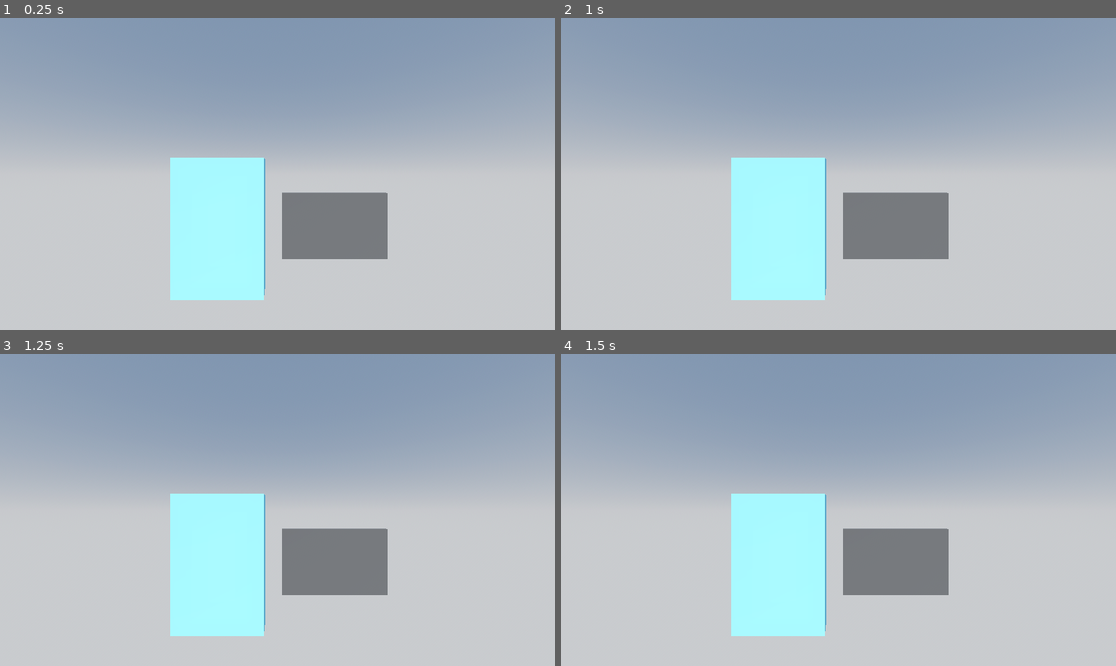
Above: before the commit, frames 1-4 (two rows, left to right).
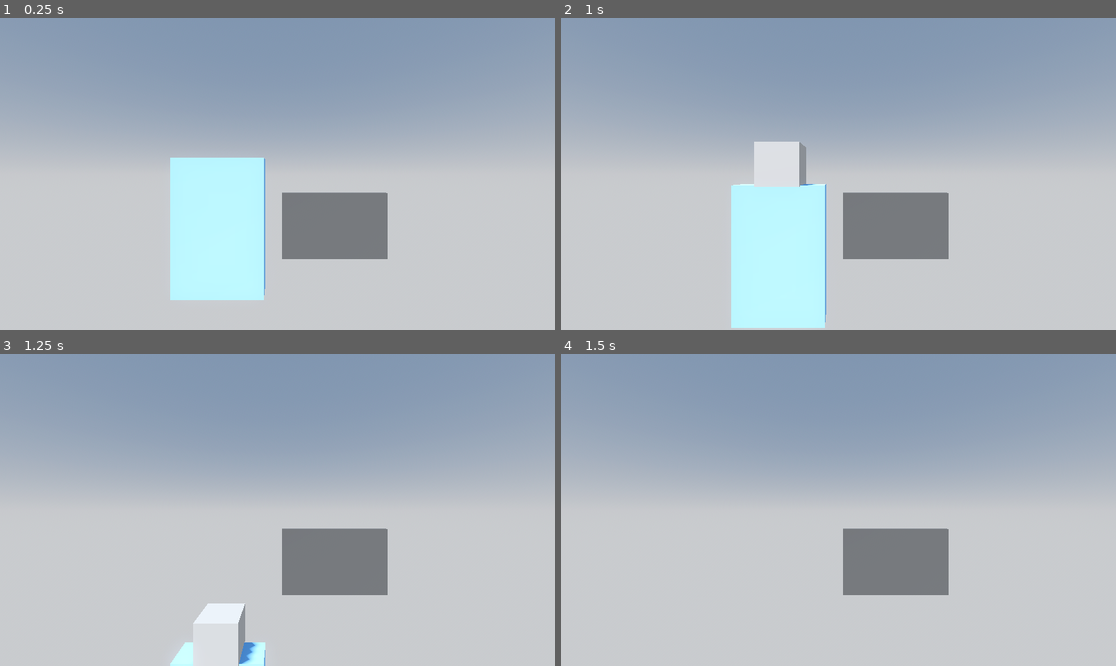
Above: after the commit, the same moments.

Repository: LyciaStenson/CompactCassette
Game: Godot game, scene res://Scenes/Main.tscn
Same seed, same stepped clock (60 frames per second), same inputs: the game is played once before the commit and once after it.
Inputs (mouse positions are in pixels of both pictures, inside the frame that each line leads up to):
- Up to frame 1 (0.25 s): no input
- Up to frame 2 (1 s): tap Enter at 0.5 s; move the mouse to (960, 158) at 0.52 s; click (960, 158) at 0.67 s
- Up to frame 3 (1.25 s): no input
- Up to frame 4 (1.5 s): move the mouse to (727, 525) at 1.27 s; click (727, 525) at 1.42 s

The runs differ from the first frame. In frame 2, 3.6% of the frame differs, in the area x 30-48%, y 39-100%; in frame 3, 8.5%, in the area x 30-48%, y 44-100%; in frame 4, 7.8%.

Commit message:
Trying rigid bodies

Diff:
--- a/Materials/CassettePlayer.tres
+++ b/Materials/CassettePlayer.tres
@@ -1,4 +1,4 @@
 [gd_resource type="StandardMaterial3D" format=3 uid="uid://cqklk5765hk4o"]
 
 [resource]
-albedo_color = Color(0.382156, 0.688932, 0.840801, 1)
+albedo_color = Color(0.432114, 0.661789, 0.922718, 1)
--- a/Scenes/CassettePlayer.tscn
+++ b/Scenes/CassettePlayer.tscn
@@ -10,7 +10,8 @@
 [sub_resource type="BoxShape3D" id="BoxShape3D_akpef"]
 size = Vector3(0.85, 1.3, 0.3)
 
-[node name="CassettePlayer" type="StaticBody3D"]
+[node name="CassettePlayer" type="RigidBody3D"]
+gravity_scale = 0.0
 script = ExtResource("1_tyhqh")
 
 [node name="MeshInstance" type="MeshInstance3D" parent="."]
@@ -18,3 +19,5 @@
 
 [node name="CollisionShape" type="CollisionShape3D" parent="."]
 shape = SubResource("BoxShape3D_akpef")
+
+[node name="AnimationPlayer" type="AnimationPlayer" parent="."]
--- a/Scenes/CassetteTape.tscn
+++ b/Scenes/CassetteTape.tscn
@@ -10,7 +10,8 @@
 [sub_resource type="BoxShape3D" id="BoxShape3D_xftuu"]
 size = Vector3(1.01, 0.635, 0.102)
 
-[node name="CassetteTape" type="StaticBody3D"]
+[node name="CassetteTape" type="RigidBody3D"]
+gravity_scale = 0.0
 script = ExtResource("1_0adaw")
 
 [node name="MeshInstance" type="MeshInstance3D" parent="."]
--- a/Scenes/Main.tscn
+++ b/Scenes/Main.tscn
@@ -15,6 +15,12 @@
 sky = SubResource("Sky_v2885")
 tonemap_mode = 2
 glow_enabled = true
+
+[sub_resource type="BoxMesh" id="BoxMesh_o207a"]
+size = Vector3(0.4, 0.4, 0.4)
+
+[sub_resource type="BoxShape3D" id="BoxShape3D_fkhhd"]
+size = Vector3(0.4, 0.4, 0.4)
 
 [node name="Main" type="Node3D"]
 
@@ -34,3 +40,12 @@
 
 [node name="WorldEnvironment" type="WorldEnvironment" parent="."]
 environment = SubResource("Environment_voxt8")
+
+[node name="RigidBody" type="RigidBody3D" parent="."]
+transform = Transform3D(1, 0, 0, 0, 1, 0, 0, 0, 1, -0.55, 5, 0)
+
+[node name="MeshInstance" type="MeshInstance3D" parent="RigidBody"]
+mesh = SubResource("BoxMesh_o207a")
+
+[node name="CollisionShape" type="CollisionShape3D" parent="RigidBody"]
+shape = SubResource("BoxShape3D_fkhhd")
--- a/Scripts/CassetteTape.gd
+++ b/Scripts/CassetteTape.gd
@@ -1,16 +1,17 @@
 extends Grabbable
 
-var speed : Vector2
+#var speed : Vector2
 
 func grabbed(relative : Vector2) -> void:
-	speed = relative * 0.215
+	#speed = relative * 0.215
 	#velocity = Vector3(relative.x, relative.y, 0.0)
+	apply_central_force(Vector3(relative.x, relative.y, 0.0))
 
-func _physics_process(delta : float) -> void:
-	if abs(speed.x) > 0.05 or abs(speed.y) > 0.05:
-		position += Vector3(speed.x * delta, -speed.y * delta, 0.0)
-		speed.x *= 0.9
-		speed.y *= 0.9
-	else:
-		speed.x = 0.0
-		speed.y = 0.0
+#func _physics_process(delta : float) -> void:
+	#if abs(speed.x) > 0.05 or abs(speed.y) > 0.05:
+		#position += Vector3(speed.x * delta, -speed.y * delta, 0.0)
+		#speed.x *= 0.9
+		#speed.y *= 0.9
+	#else:
+		#speed.x = 0.0
+		#speed.y = 0.0
--- a/Scripts/Grabbable.gd
+++ b/Scripts/Grabbable.gd
@@ -1,4 +1,4 @@
-extends StaticBody3D
+extends RigidBody3D
 class_name Grabbable
 
 func grabbed(relative : Vector2) -> void:
Not shown: 1 places in Scenes/Main.tscn that only renumber resources
